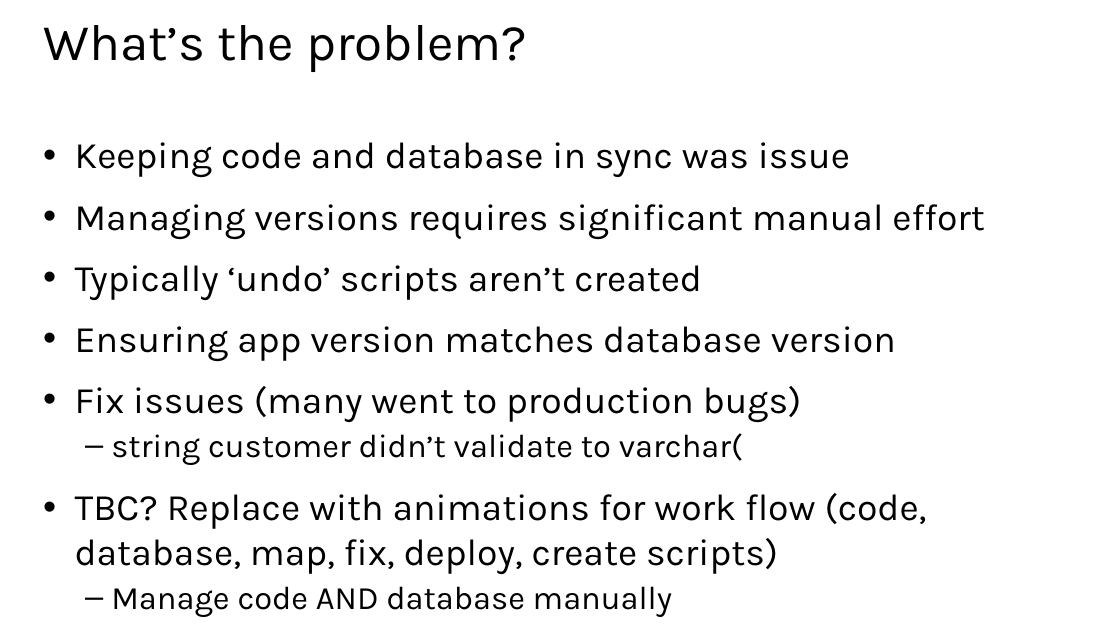
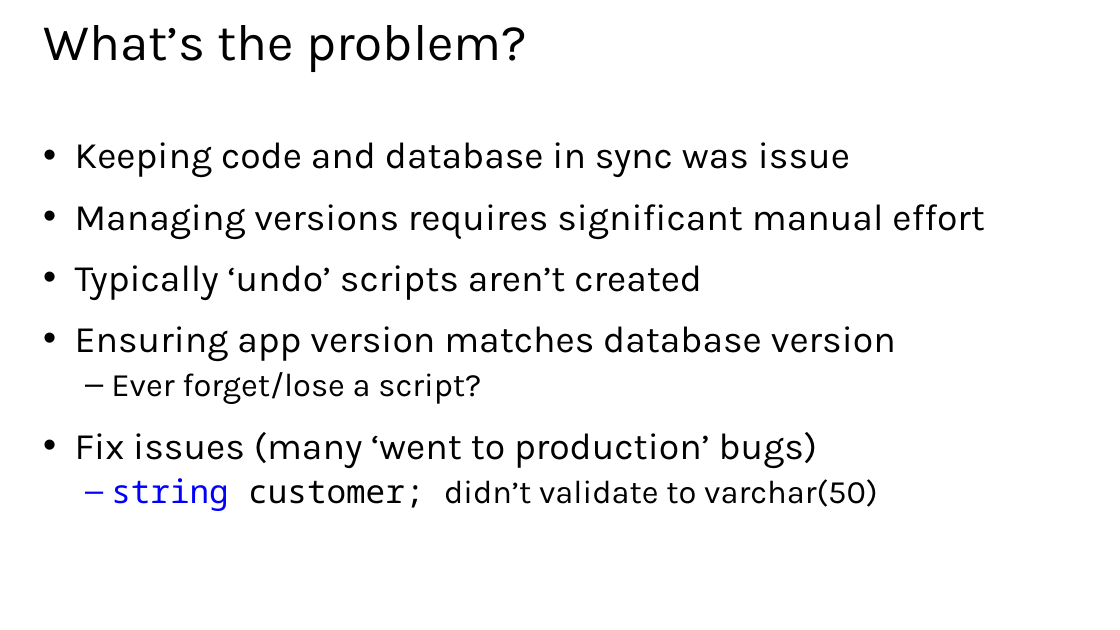
Before and after one commit to xuemiantao/EntityFramework, a slide deck: slide 17 of Slides/04 - Managing the Database.pptx (slide 16 before the commit). Drawn at 1120x630 pixels with LibreOffice and Linux fonts; fonts in the diff are those of the drawing. Boxes give left, top, right and bottom in pixels: in the first picture for what was removed or moved away, otherwise in the second. Text is boxed around its words. In the diff, an @@ line names an element or a change of style, - is before the commit and + after.

```diff
--- a/Slides/04 - Managing the Database.pptx
+++ b/Slides/04 - Managing the Database.pptx
@@ text at <box>75,372,877,511</box>: text changed; size 32 to 28 pt @@
-• Fix issues (many went to production bugs)
-  – string customer didn’t validate to varchar(
-• TBC? Replace with animations for work flow (code, database, map, fix, deploy, create scripts)
-  – Manage code AND database manually
+  – Ever forget/lose a script?
+• Fix issues (many ‘went to production’ bugs)
+  – string customer; didn’t validate to varchar(50)
```
Also in this commit, not shown: 7 other slides changed, 4 slides added, 3 slides removed, 2 other files.
